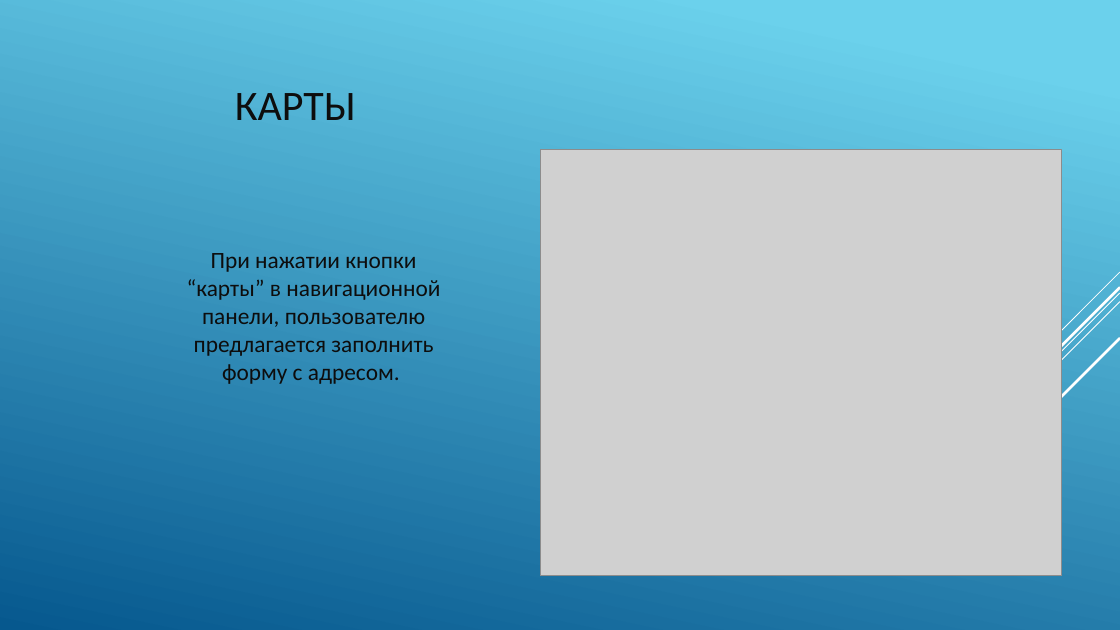
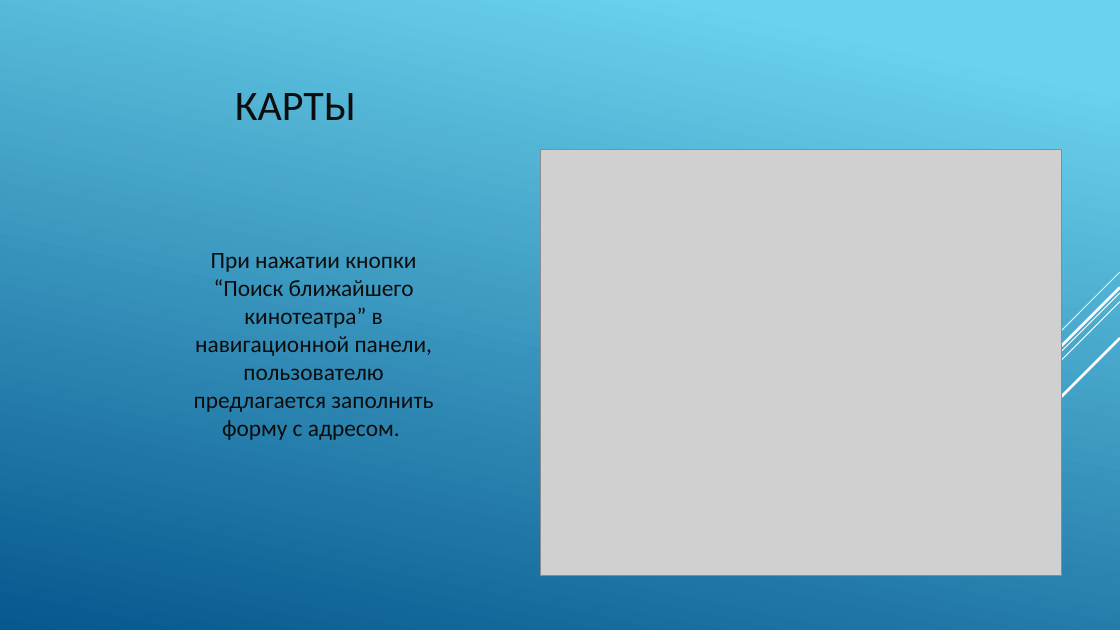
Before and after one commit to nisya1/WEB-project, a slide deck: slide 4 of Презентация.pptx. Drawn at 1120x630 pixels with LibreOffice and Linux fonts; fonts in the diff are those of the drawing; grey boxes stand for pictures. Boxes give left, top, right and bottom in pixels: in the first picture for what was removed or moved away, otherwise in the second. Text is boxed around its words. In the diff, an @@ line names an element or a change of style, - is before the commit and + after.

```diff
--- a/Презентация.pptx
+++ b/Презентация.pptx
@@ text at [194,253,433,440]: text changed @@
-При нажатии кнопки “карты” в навигационной панели, пользователю предлагается заполнить форму с адресом.
+При нажатии кнопки “Поиск ближайшего кинотеатра” в навигационной панели, пользователю предлагается заполнить форму с адресом.
```
Also in this commit, not shown: 2 other files.
